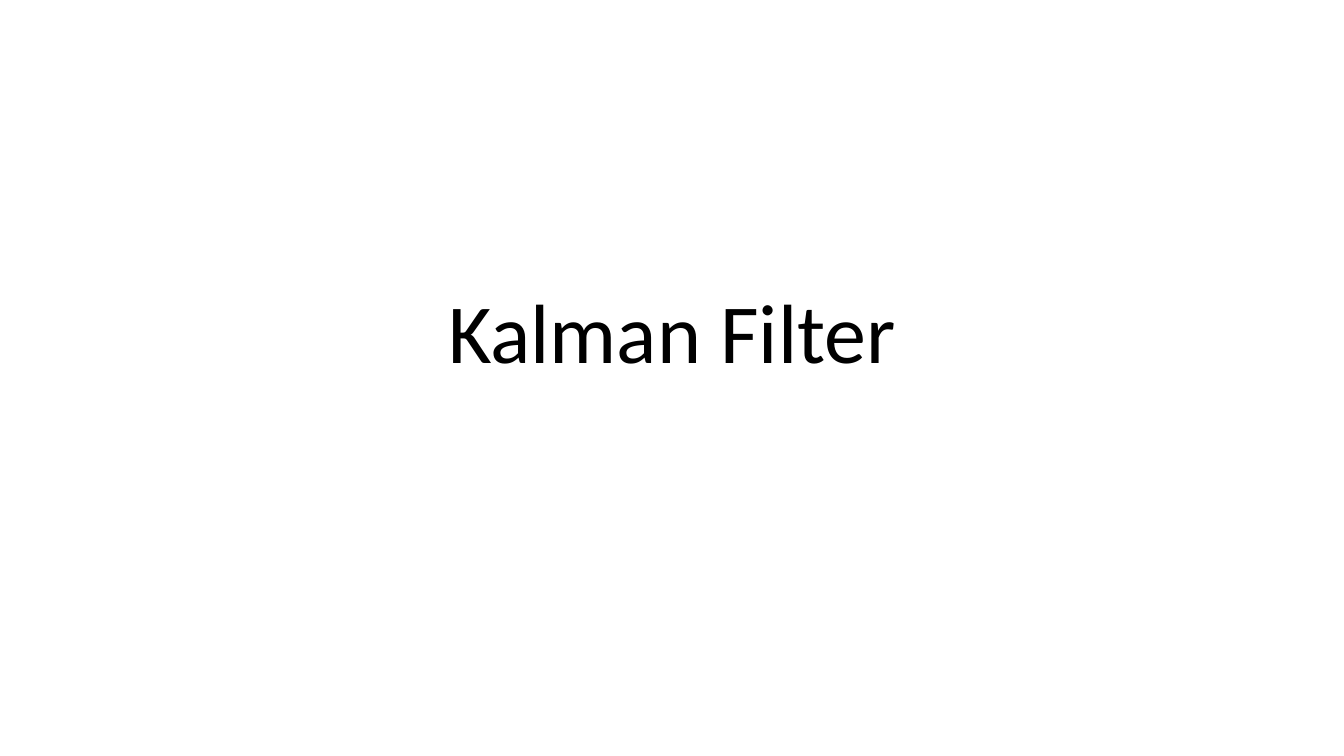
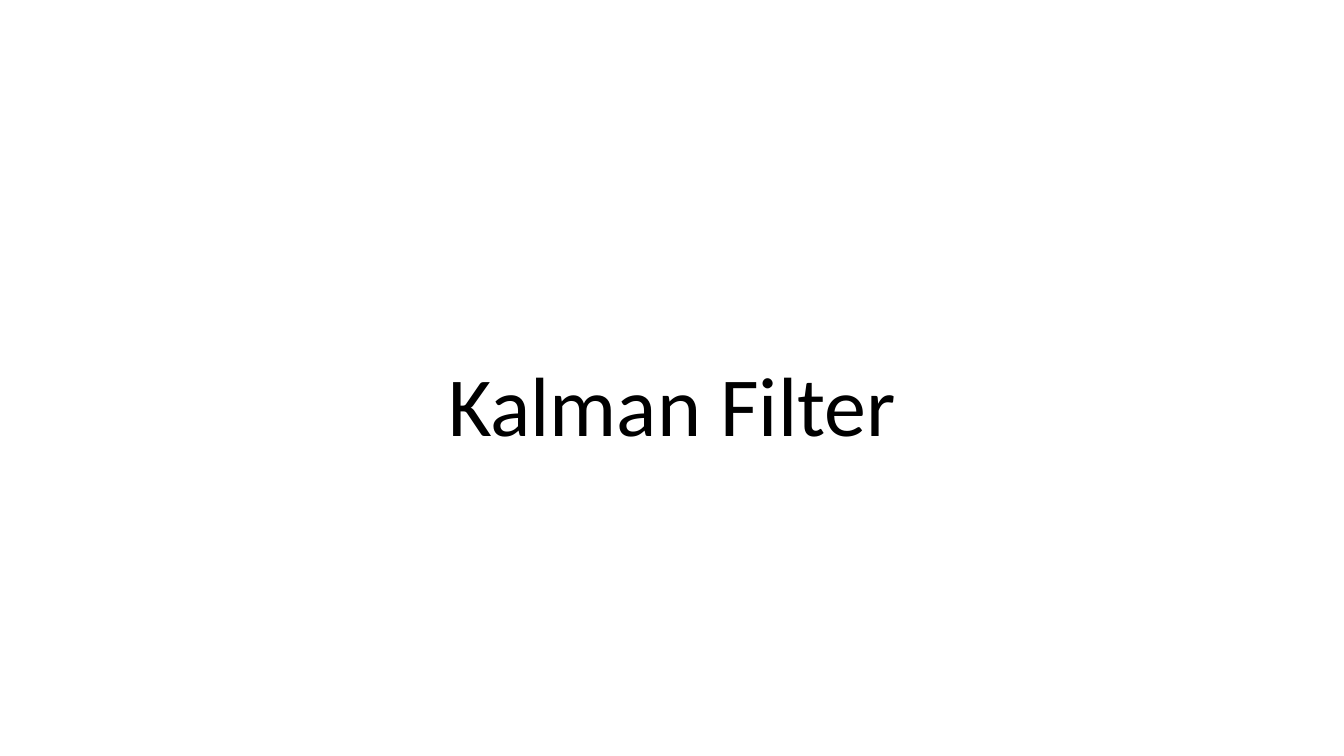
Before and after one commit to BilalBAI/sample-market-making-agent, a slide deck: slide 1 of Kalman_Filter_and_AS_MM_model.pptx. Drawn at 1344x756 pixels with LibreOffice and Linux fonts; fonts in the diff are those of the drawing. Boxes give left, top, right and bottom in pixels: in the first picture for what was removed or moved away, otherwise in the second. Text is boxed around its words. In the diff, an @@ line names an element or a change of style, - is before the commit and + after.

Commit message:
update presentation

```diff
--- a/Kalman_Filter_and_AS_MM_model.pptx
+++ b/Kalman_Filter_and_AS_MM_model.pptx
@@ title "Kalman Filter": place and size @@
-title "Kalman Filter" at [448, 304, 895, 364]
+title "Kalman Filter" at [448, 377, 895, 437]
```
Also in this commit, not shown: 9 other slides changed, 1 other file.
